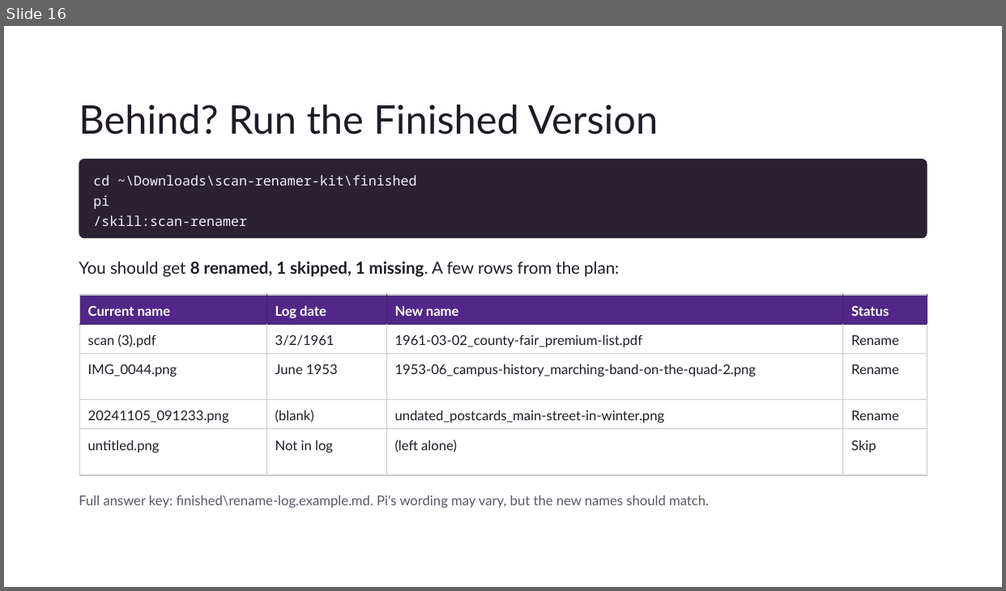
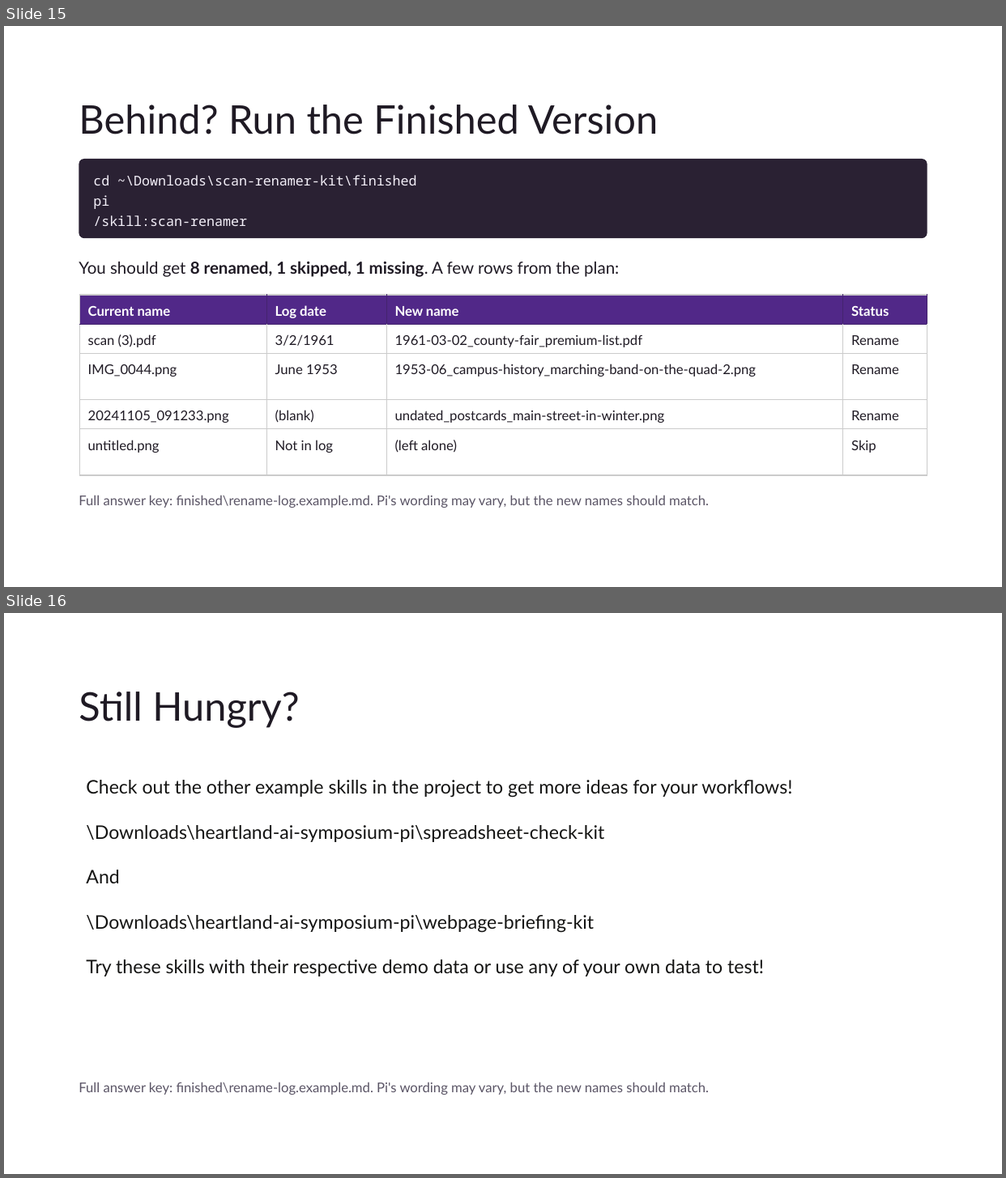
Before and after one commit to sawyerb-ksu/heartland-ai-symposium-pi, a slide deck: PresentationSlides.pptx. Shown one above the other, each under a label of ours: slide 16 before the commit, slides 15 and 16 after it. The pictures are 1006x591 and 1006x1178 pixels, drawn with LibreOffice and Linux fonts; fonts in the diff are those of the drawing; background and template pictures are left out. Boxes give left, top, right and bottom in pixels: in the first picture for what was removed or moved away, otherwise in the second. Text is boxed around its words. In the diff, an @@ line names an element or a change of style, - is before the commit and + after.

Commit message:
cleanup final ppt - still needs some styling

```diff
--- a/PresentationSlides.pptx
+++ b/PresentationSlides.pptx
@@ slide 16 added at (4,613,1002,1174), background picture (left out) @@
@@ title added at (79,692,299,728), 38 pt, text #1F1A24 @@
+Still Hungry?
@@ text added at (86,780,792,977), 18 pt, text #141413 @@
+Check out the other example skills in the project to get more ideas for your workflows!
+\Downloads\heartland-ai-symposium-pi\spreadsheet-check-kit
+And
+\Downloads\heartland-ai-symposium-pi\webpage-briefing-kit
+Try these skills with their respective demo data or use any of your own data to test!
@@ text added at (79,1082,709,1095), 13 pt, text #5B5566 @@
+Full answer key: finished\rename-log.example.md. Pi's wording may vary, but the new names should match.
@@ what was slide 16 is now slide 15 @@
```
Also in this commit, not shown: 3 slides changed, 1 other slide added, 1 slide removed.
